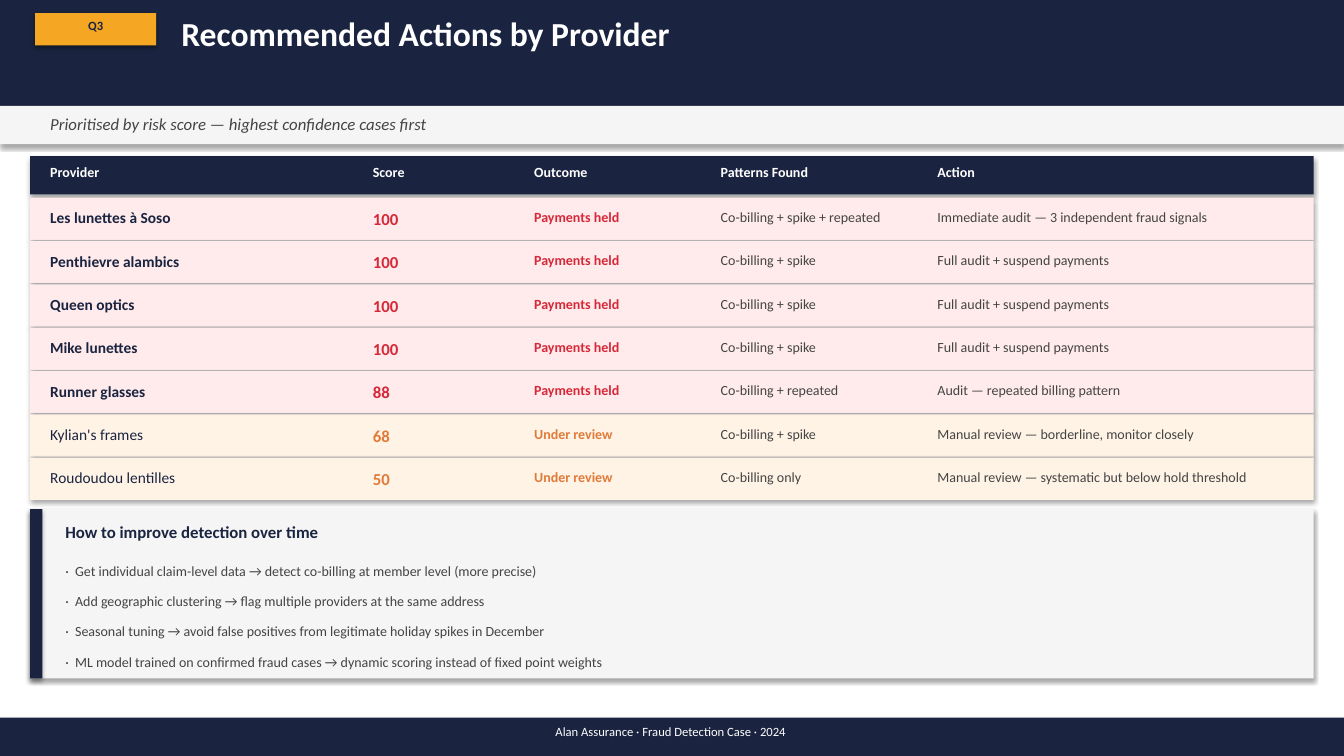
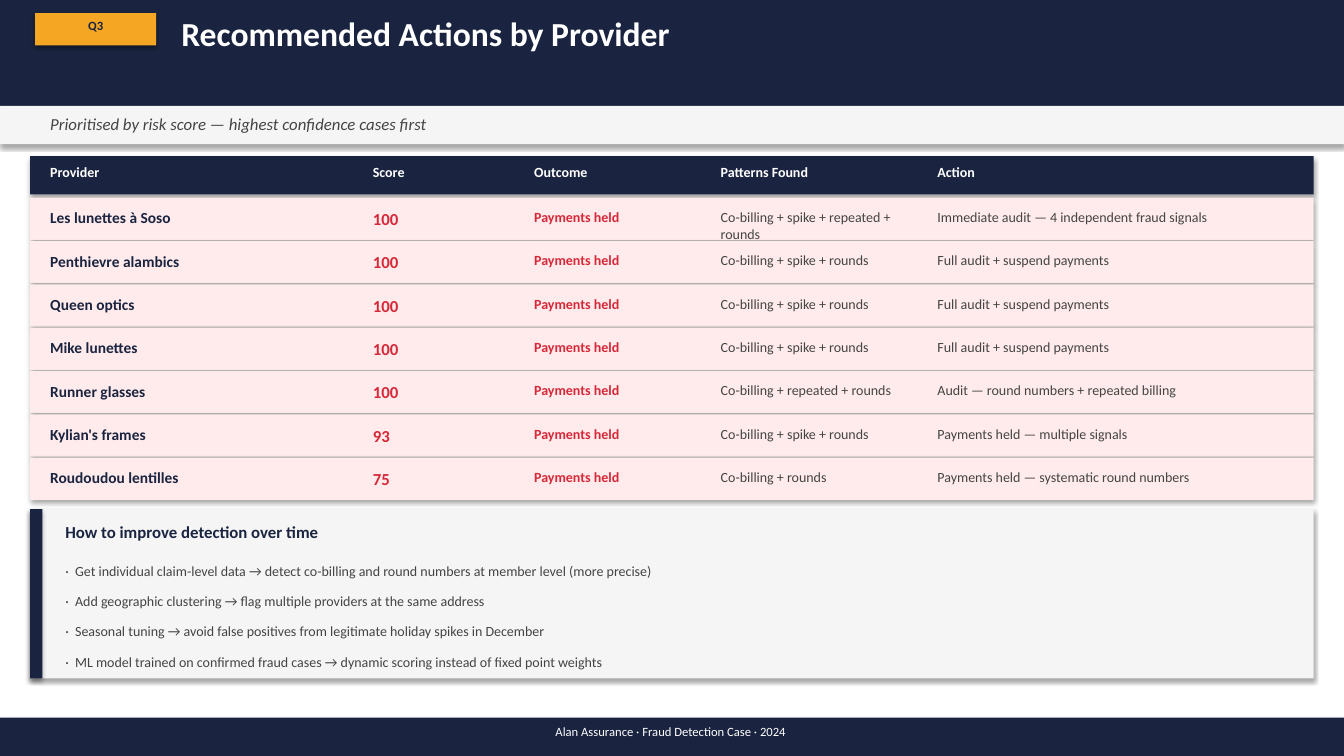
Before and after one commit to MaxwellM34/InsuranceFraudDetection, a slide deck: slide 13 of fraud_ops_presentation_updated.pptx (slide 12 before the commit). Drawn at 1344x756 pixels with LibreOffice and Linux fonts; fonts in the diff are those of the drawing. Boxes give left, top, right and bottom in pixels: in the first picture for what was removed or moved away, otherwise in the second. Text is boxed around its words. In the diff, an @@ line names an element or a change of style, - is before the commit and + after.

```diff
--- a/fraud_ops_presentation_updated.pptx
+++ b/fraud_ops_presentation_updated.pptx
@@ text at bbox=[721, 212, 880, 241]: text changed @@
-Co-billing + spike + repeated
+Co-billing + spike + repeated + rounds
@@ text at bbox=[937, 212, 1207, 225]: text changed @@
-Immediate audit — 3 independent fraud signals
+Immediate audit — 4 independent fraud signals
@@ text at bbox=[721, 255, 868, 268]: text changed @@
-Co-billing + spike
+Co-billing + spike + rounds
@@ text at bbox=[721, 299, 868, 312]: text changed @@
-Co-billing + spike
+Co-billing + spike + rounds
@@ text at bbox=[721, 342, 868, 355]: text changed @@
-Co-billing + spike
+Co-billing + spike + rounds
@@ text at bbox=[373, 387, 399, 398]: text changed @@
-88
+100
@@ text at bbox=[721, 385, 891, 398]: text changed @@
-Co-billing + repeated
+Co-billing + repeated + rounds
@@ text at bbox=[937, 385, 1176, 398]: text changed @@
-Audit — repeated billing pattern
+Audit — round numbers + repeated billing
@@ rectangle at bbox=[30, 414, 1314, 457]: fill #FFF3E6 to #FFEBEB @@
@@ text "Kylian's frames" at bbox=[50, 429, 146, 443]: bold on @@
@@ text at bbox=[373, 431, 390, 442]: text changed; text colour #E07B39 to #D62839 @@
-68
+93
@@ text at bbox=[534, 429, 619, 441]: text changed; text colour #E07B39 to #D62839 @@
-Under review
+Payments held
@@ text at bbox=[721, 429, 868, 442]: text changed @@
-Co-billing + spike
+Co-billing + spike + rounds
@@ text at bbox=[937, 429, 1128, 442]: text changed @@
-Manual review — borderline, monitor closely
+Payments held — multiple signals
@@ rectangle at bbox=[30, 458, 1314, 500]: fill #FFF3E6 to #FFEBEB @@
@@ text "Roudoudou lentilles" at bbox=[50, 472, 178, 483]: bold on @@
@@ text at bbox=[373, 474, 390, 485]: text changed; text colour #E07B39 to #D62839 @@
-50
+75
@@ text at bbox=[534, 472, 619, 484]: text changed; text colour #E07B39 to #D62839 @@
-Under review
+Payments held
@@ text at bbox=[721, 472, 826, 485]: text changed @@
-Co-billing only
+Co-billing + rounds
@@ text at bbox=[937, 472, 1189, 485]: text changed @@
-Manual review — systematic but below hold threshold
+Payments held — systematic round numbers
@@ text at bbox=[75, 566, 652, 579]: text changed @@
-· Get individual claim-level data → detect co-billing at member level (more precise)
+· Get individual claim-level data → detect co-billing and round numbers at member level (more precise)
```
Also in this commit, not shown: 4 other slides changed, 1 slide added, 16 other files.
